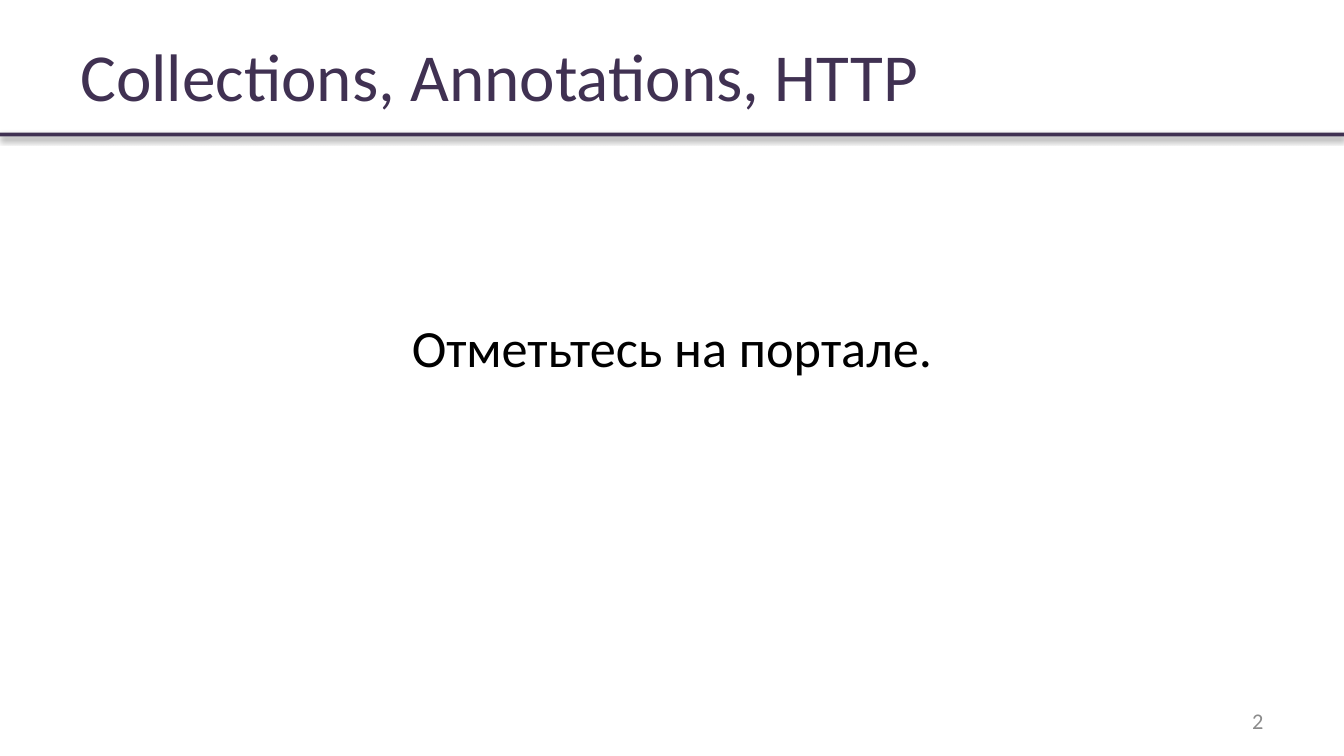
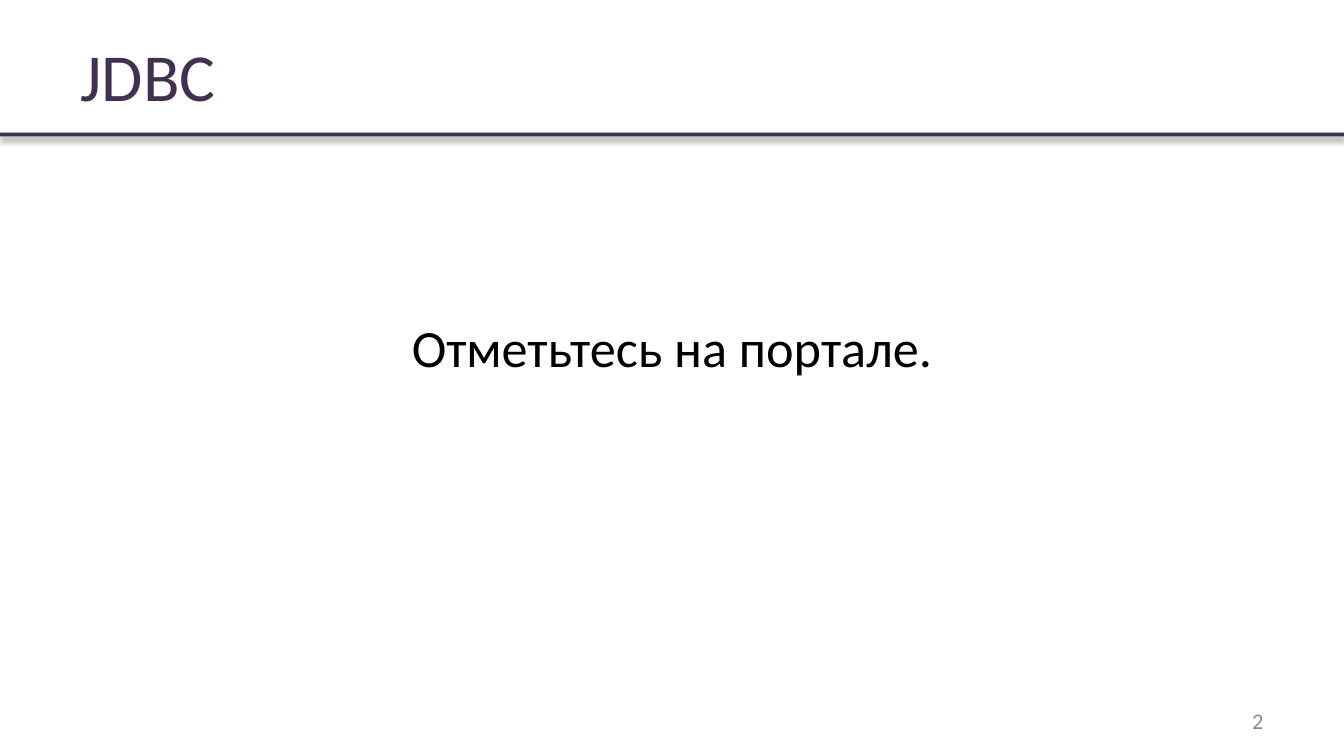
Before and after one commit to rybalkinsd/atom, a slide deck: slide 2 of lecture5/presentation/lecture05.pptx. Drawn at 1344x756 pixels with LibreOffice and Linux fonts; fonts in the diff are those of the drawing; background and template pictures are left out. Boxes give left, top, right and bottom in pixels: in the first picture for what was removed or moved away, otherwise in the second. Text is boxed around its words. In the diff, an @@ line names an element or a change of style, - is before the commit and + after.

Commit message:
lecture 5 cnt

```diff
--- a/lecture5/presentation/lecture05.pptx
+++ b/lecture5/presentation/lecture05.pptx
@@ text at [80, 57, 215, 102]: text changed @@
-Collections, Annotations, HTTP
+JDBC
```
Also in this commit, not shown: 8 other slides changed, 11 slides added, 49 slides removed.
